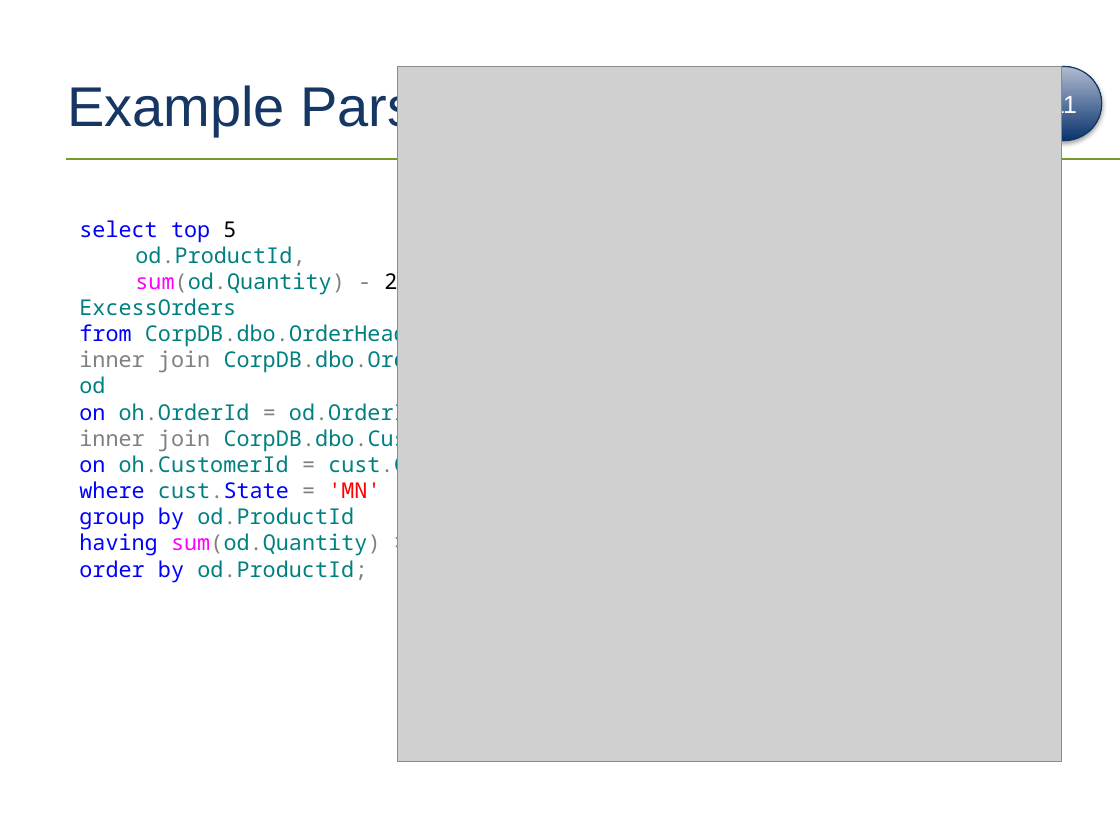
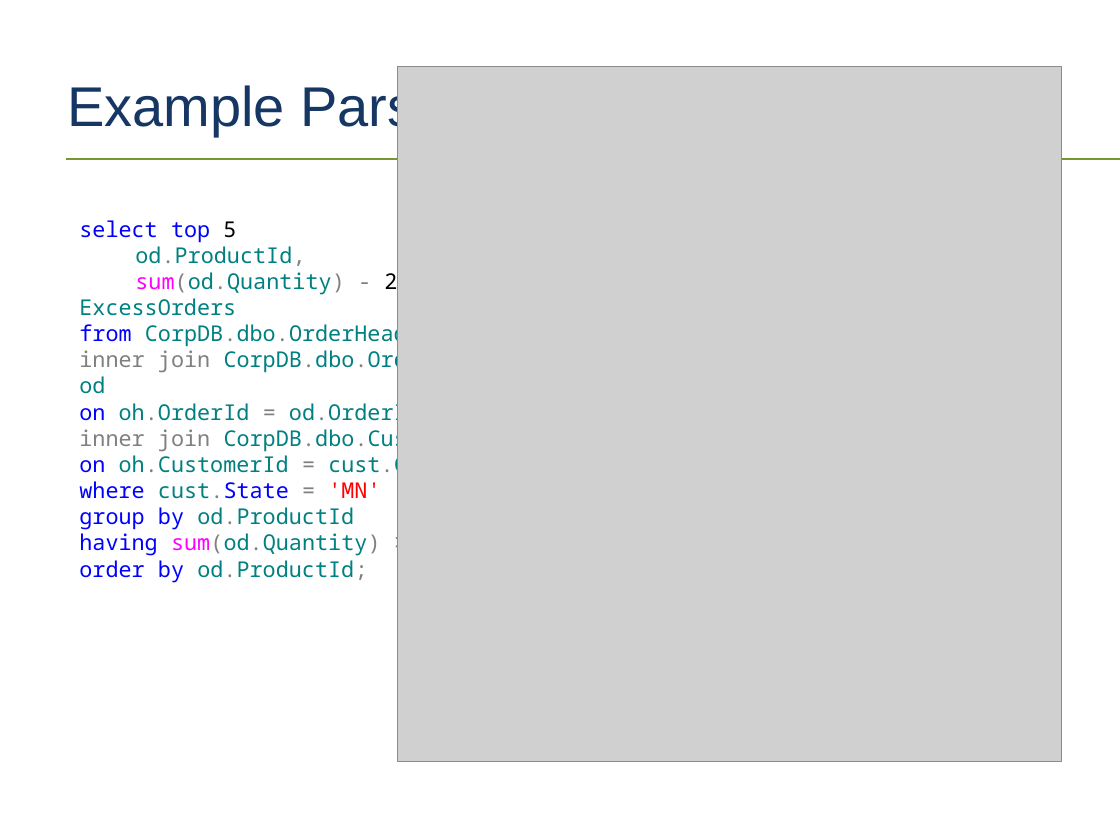
Before and after one commit to tf3604/OptimizerPresentation, a slide deck: slide 28 of Optimizer.pptx (slide 29 before the commit). Drawn at 1120x840 pixels with LibreOffice and Linux fonts; fonts in the diff are those of the drawing; grey boxes stand for pictures; background and template pictures are left out. Boxes give left, top, right and bottom in pixels: in the first picture for what was removed or moved away, otherwise in the second. Text is boxed around its words. In the diff, an @@ line names an element or a change of style, - is before the commit and + after.

```diff
--- a/Optimizer.pptx
+++ b/Optimizer.pptx
@@ ellipse removed at bbox=[1026, 66, 1101, 140] @@
-11
```
Also in this commit, not shown: 11 other slides changed.
